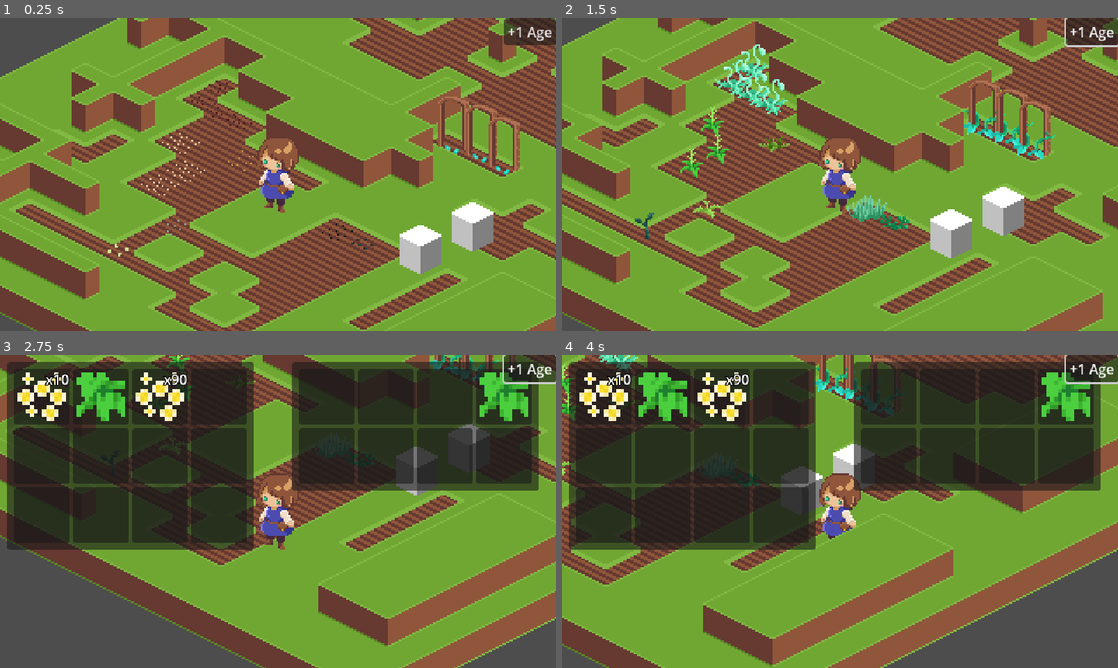
Above: before the commit, frames 1-4 (two rows, left to right).
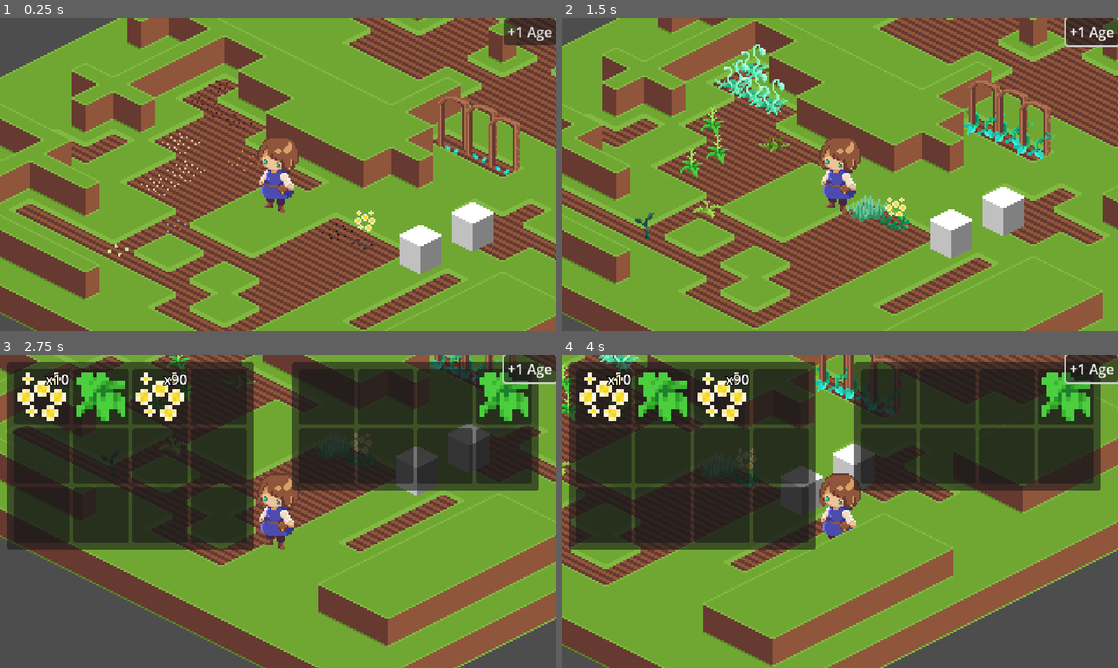
Above: after the commit, the same moments.

Repository: ForrestGD/Isometric_Tile_Project
Game: Godot game, scene res://scenes/main/main.tscn
Same seed, same stepped clock (60 frames per second), same inputs: the game is played once before the commit and once after it. This scene is started directly instead of the project's main scene.
Inputs (mouse positions are in pixels of both pictures, inside the frame that each line leads up to):
- Up to frame 1 (0.25 s): no input
- Up to frame 2 (1.5 s): click "+1 Age" at 0.5 s; tap Enter at 1.25 s; move the mouse to (1034, 255) at 1.27 s; hold Right (ui_right) from 1.28 s (still down); hold E (interact) from 1.28 s (still down); click (1034, 255) at 1.42 s
- Up to frame 3 (2.75 s): move the mouse to (311, 558) at 2.02 s; release Right (ui_right) at 2.03 s; release E (interact) at 2.03 s; hold Down (ui_down) from 2.03 s (still down); tap E (interact) at 2.1 s; click (311, 558) at 2.17 s
- Up to frame 4 (4 s): move the mouse to (606, 395) at 2.77 s; release Down (ui_down) at 2.78 s; hold Right (ui_right) 2.78-3.53 s; hold E (interact) 2.78-3.53 s; click (606, 395) at 2.92 s; hold Up (ui_up) from 3.53 s (still down); tap E (interact) at 3.6 s; click (606, 395) at 3.67 s

The runs differ from the first frame. In frame 1, 0.1% of the frame differs, in the area x 63-68%, y 61-69%; in frame 2, 0.1%; in frame 3, less than 0.1%; in frame 4, less than 0.1%.

Commit message:
Added pickup interaction
Consider moving this to the interaction component logic?

Diff:
--- a/objects/inventory/inventory_data.gd
+++ b/objects/inventory/inventory_data.gd
@@ -40,3 +40,16 @@
 		return data
 	else:
 		return null
+
+func pickup_socket_data(data: SocketData) -> bool:
+	for index in socket_data.size():
+		var data_at_index: SocketData = socket_data[index]
+		if not data_at_index:
+			socket_data[index] = data
+			inventory_updated.emit(self)
+			return true
+		elif data_at_index.can_merge_with_other(data):
+			data_at_index.merge_with_other(data)
+			inventory_updated.emit(self)
+			return true
+	return false
--- /dev/null
+++ b/objects/item/pickup/pickup.gd
@@ -0,0 +1,20 @@
+extends RigidBody2D
+
+@export var socket_data: SocketData
+@onready var sprite: Sprite2D = $Sprite2D
+var t_move: float = 0.0
+var amplitude: float = 2.0
+var frequency: float = 1.0
+var y_init: float
+
+func _ready() -> void:
+	sprite.texture = socket_data.item.icon
+	y_init = position.y
+
+func _physics_process(delta: float) -> void:
+	t_move += delta * frequency
+	position.y = amplitude * sin(t_move) + y_init
+
+func _on_area_2d_body_entered(body: Node2D) -> void:
+	if body.inventory.pickup_socket_data(socket_data):
+		queue_free()
--- /dev/null
+++ b/objects/item/pickup/pickup_template.tscn
@@ -0,0 +1,22 @@
+[gd_scene load_steps=2 format=3 uid="uid://dt66si011wedf"]
+
+[ext_resource type="Script" uid="uid://o50g4q83f0c2" path="res://objects/item/pickup/pickup.gd" id="1_um3th"]
+
+[node name="Pickup" type="RigidBody2D"]
+collision_layer = 0
+lock_rotation = true
+script = ExtResource("1_um3th")
+
+[node name="Sprite2D" type="Sprite2D" parent="."]
+
+[node name="CollisionPolygon2D" type="CollisionPolygon2D" parent="."]
+polygon = PackedVector2Array(0, -8, 8, -4, 8, 4, 0, 8, -8, 4, -8, -4)
+
+[node name="Area2D" type="Area2D" parent="."]
+collision_layer = 0
+collision_mask = 2
+
+[node name="CollisionPolygon2D" type="CollisionPolygon2D" parent="Area2D"]
+polygon = PackedVector2Array(0, -8, 8, -4, 8, 4, 0, 8, -8, 4, -8, -4)
+
+[connection signal="body_entered" from="Area2D" to="." method="_on_area_2d_body_entered"]
--- a/scenes/main/main.tscn
+++ b/scenes/main/main.tscn
@@ -27,6 +27,7 @@
 [ext_resource type="Script" uid="uid://0j8otjirtsc5" path="res://objects/inventory/socket_data.gd" id="25_62atk"]
 [ext_resource type="Resource" uid="uid://cfprops2b2sjy" path="res://objects/item/items/chamomile.tres" id="26_i7in8"]
 [ext_resource type="Resource" uid="uid://cfcef1qvr3ay" path="res://objects/item/items/foxglove.tres" id="27_gkmcc"]
+[ext_resource type="PackedScene" uid="uid://dt66si011wedf" path="res://objects/item/pickup/pickup_template.tscn" id="28_62atk"]
 
 [sub_resource type="Resource" id="Resource_7nlll"]
 script = ExtResource("25_62atk")
@@ -51,6 +52,12 @@
 script = ExtResource("24_0bhws")
 socket_data = Array[ExtResource("25_62atk")]([null, null, null, SubResource("Resource_rofvo"), null, null, null, null])
 metadata/_custom_type_script = "uid://bugq23rwkojvy"
+
+[sub_resource type="Resource" id="Resource_i7in8"]
+script = ExtResource("25_62atk")
+item = ExtResource("26_i7in8")
+quantity = 1
+metadata/_custom_type_script = "uid://0j8otjirtsc5"
 
 [node name="Main" type="Node2D"]
 y_sort_enabled = true
@@ -167,3 +174,7 @@
 [node name="Chest2" parent="." instance=ExtResource("23_p8abn")]
 position = Vector2(33, 55)
 inventory = SubResource("Resource_tbnf8")
+
+[node name="Pickup" parent="." instance=ExtResource("28_62atk")]
+position = Vector2(1, 22)
+socket_data = SubResource("Resource_i7in8")
Not shown, added: objects/item/pickup/pickup.gd.uid
Not shown: 1 places in scenes/main/main.tscn that only renumber resources
